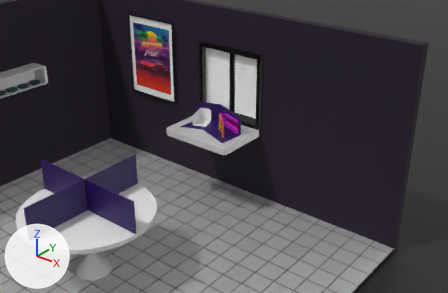
Two versions of the Blender file SuperTrackX1.0/Assets/Modelos/Escenario/Habitacion/Habitacion.blend, one commit apart.
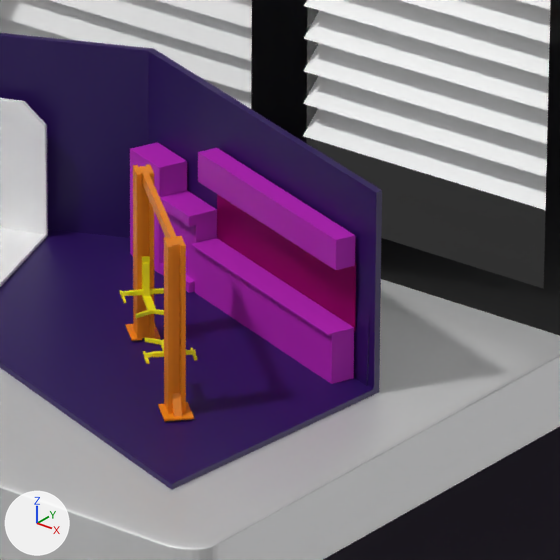
Each version is shown from a 50 mm lens placed at (9.52, -7.17, 8.68), pointed at (0.39, 4.24, 1.61), then close up on the part from 46% to 57% of the width and 34% to 51% of the height. The lights are fixed; the arrows at lower left show +X, +Y and +Z.

The scene before the commit, as lines of its bpy script (objects in view):
```python
mat_fodometal = principled_material('fodoMetal')
mat_fodometal.base_color = (0.521, 0.00561, 0.223)  # pink #bf1182
mat_fodometal.metallic = 1.0
me_cube_017 = bpy.data.meshes.new('Cube.017')
me_cube_017.from_pydata(...)  # a box spanning x -1.0..1.0, y -1.0..1.0, z -1.0..1.0
me_cube_017.materials.append(mat_mueblesdiorama)  # pink #bd21bf
me_cube_018 = bpy.data.meshes.new('Cube.018')
me_cube_018.from_pydata(...)  # 16 vertices, 14 faces; spans x -1.0..1.0, y -1.0..1.0, z -1.0..1.0
me_cube_018.materials.append(mat_mueblesdiorama)  # pink #bd21bf
me_plane_007 = bpy.data.meshes.new('Plane.007')
me_plane_007.from_pydata([(-0.78, -1.0, 0.0), (0.78, -1.0, 0.0), (-0.78, 1.0, 0.0), (0.78, 1.0, 0.0), (-0.78, 1.0, 0.0), (-0.78, -1.0, 0.0), (0.78, -1.0, 0.0), (0.78, 1.0, 0.0)], [], [(0, 1, 3, 2), (5, 4, 7, 6), (3, 7, 4, 2), (0, 5, 6, 1), (1, 6, 7, 3), (2, 4, 5, 0)])
me_plane_007.materials.append(mat_fodometal)  # pink #bf1182
ob_encimera = bpy.data.objects.new('encimera', me_cube_018)
ob_encimera.location = (0.438, 4.486, 2.077)
ob_encimera.rotation_euler = (0.0, 0.0, 1.221)  # degrees (0, 0, 70)
ob_encimera.scale = (0.035, 0.3, 0.0634)
ob_fondometal = bpy.data.objects.new('fondoMetal', me_plane_007)
ob_fondometal.location = (0.452, 4.52, 2.216)
ob_fondometal.rotation_euler = (1.921, 1.571, 0.0)  # degrees (110, 90, 0)
ob_fondometal.scale = (0.108, 0.3, 1.0)
ob_mueblesuperior = bpy.data.objects.new('mueblesuperior', me_cube_017)
ob_mueblesuperior.location = (0.442, 4.495, 2.332)
ob_mueblesuperior.rotation_euler = (0.0, 0.0, 1.221)  # degrees (0, 0, 70)
ob_mueblesuperior.scale = (0.0259, 0.3, 0.0373)
# also in view: 'Grua' at (0.54, 4.01, 2.23); 'Cube.003' at (0.0, 5.24, 3.0); 'estanteLargo' at (-0.04, 4.66, 2.15); 'Grua.002' at (0.2, 4.3, 2.23); 'brazo1' at (0.27, 4.25, 2.18)
```
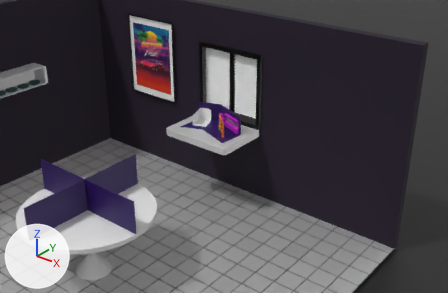
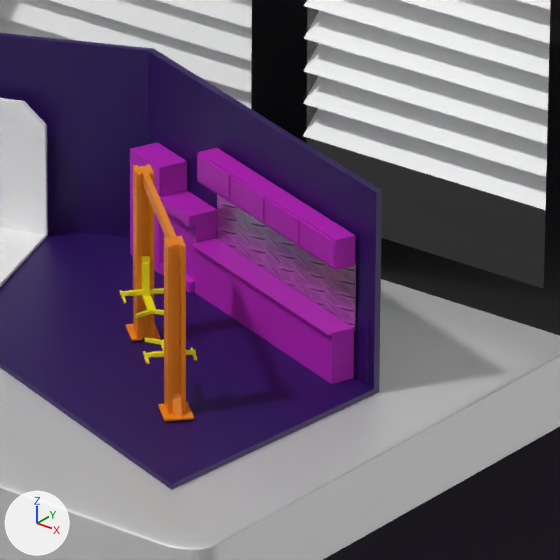
Pixel boxes (x1, y1, x2, y2) of what changed, in the close-ups (560 x 560 px):
```json
{"object": "mueblesuperior", "change": "reshaped", "before": [198, 148, 355, 270], "after": [197, 148, 355, 270]}
{"object": "fondoMetal", "change": "surface changed", "before": [217, 194, 356, 331], "after": [217, 194, 356, 331]}
```

Edits to the scene script, one JSON object a line:
```json
{"op": "add", "block": "img_malla_jpg", "code": ["img_malla_jpg = load_image('malla.jpg', 'Textura/malla.jpg', 800, 533, 'sRGB')"]}
{"op": "remove", "block": "mat_fodometal", "code": "mat_fodometal.base_color = (0.521, 0.00561, 0.223)  # pink #bf1182"}
{"op": "add", "block": "mat_fodometal", "code": "mat_fodometal.texture = img_malla_jpg"}
{"op": "set", "path": "mat_fodometal.roughness", "old": "0.5", "new": "0.332"}
{"block": "me_cube_017", "where": "# used by ob_mueblesuperior; location = (0.442, 4.495, 2.332); rotation_euler = (0.0, 0.0, 1.221), in degrees (0, 0, 70); scale = (0.0259, 0.3, 0.0373)"}
{"op": "remove", "block": "me_cube_017", "code": "me_cube_017.from_pydata(...)  # 8 vertices, 6 faces; spans x -1.0..1.0, y -1.0..1.0, z -1.0..1.0"}
{"op": "add", "block": "me_cube_017", "code": "me_cube_017.from_pydata(...)  # 120 vertices, 118 faces; spans x -1.16..1.0, y -1.0..1.0, z -1.0..1.0"}
{"block": "me_cube_017", "change": "me_cube_017 part 1"}
{"block": "me_cube_017", "change": "6 faces are deleted"}
{"block": "me_cube_017", "change": "70 vertices are added at x -1.16..1.0, y -1.0..1.0, z -1.0..1.0"}
{"block": "me_cube_017", "change": "6 new vertices lie (0.0, 0.0, 0.21) away from vertices in x -1.0..1.0, y -1.0..1.0, z -1.0"}
{"block": "me_cube_017", "change": "8 new vertices lie (0.0, 0.47, 0.0) away from vertices in x -1.0..1.0, y -0.99, z -1.0..1.0"}
{"block": "me_cube_017", "change": "8 new vertices lie (0.0, 0.47, 0.0) away from vertices in x -1.0..1.0, y -0.48, z -1.0..1.0"}
{"block": "me_cube_017", "change": "10 new vertices lie (-0.16, 0.0, 0.0) away from vertices in x -1.0, y -0.99..0.02, z -0.79..0.84"}
{"block": "me_cube_017", "change": "10 new vertices lie (0.0, 0.46, 0.0) away from vertices in x -1.16..1.0, y 0.02, z -1.0..1.0"}
{"block": "me_cube_017", "change": "118 new faces join them"}
```
